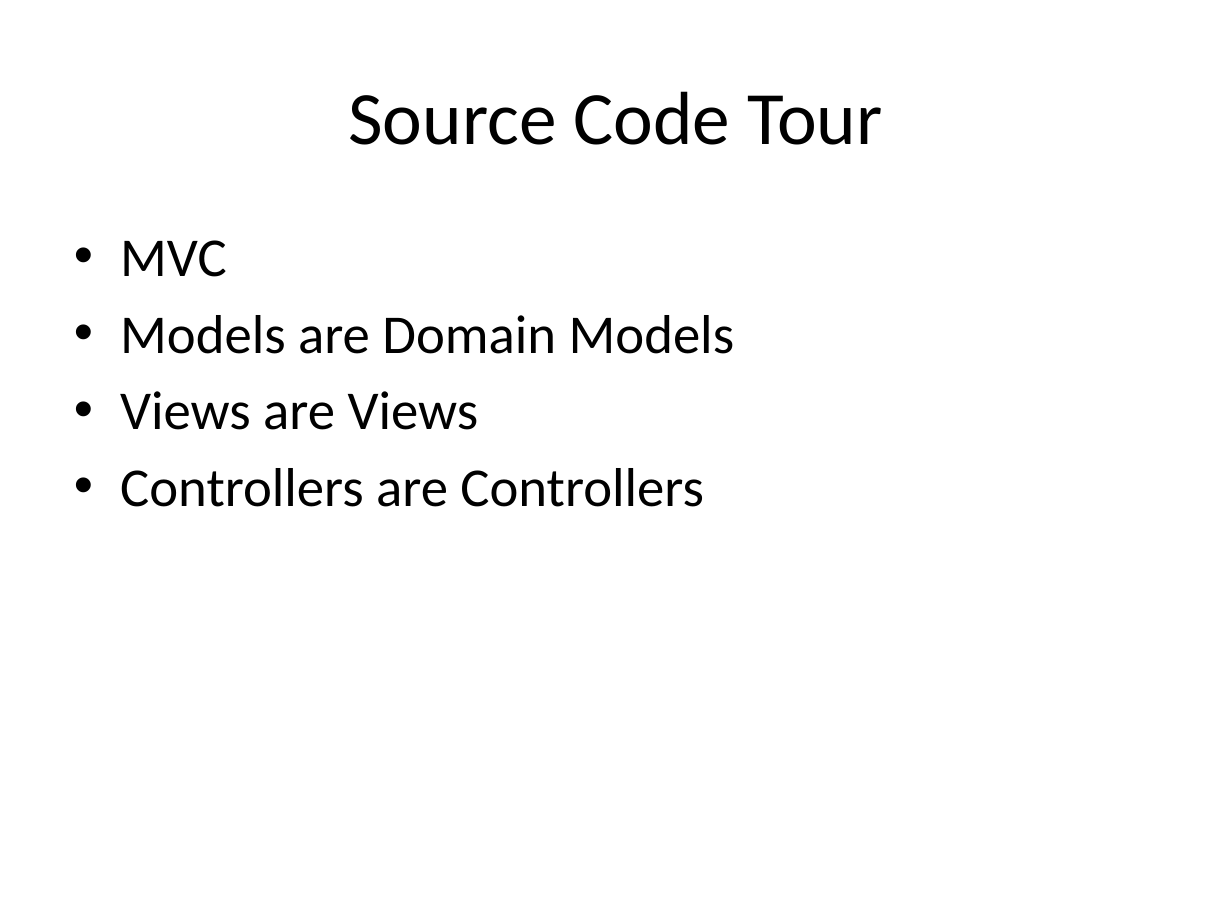
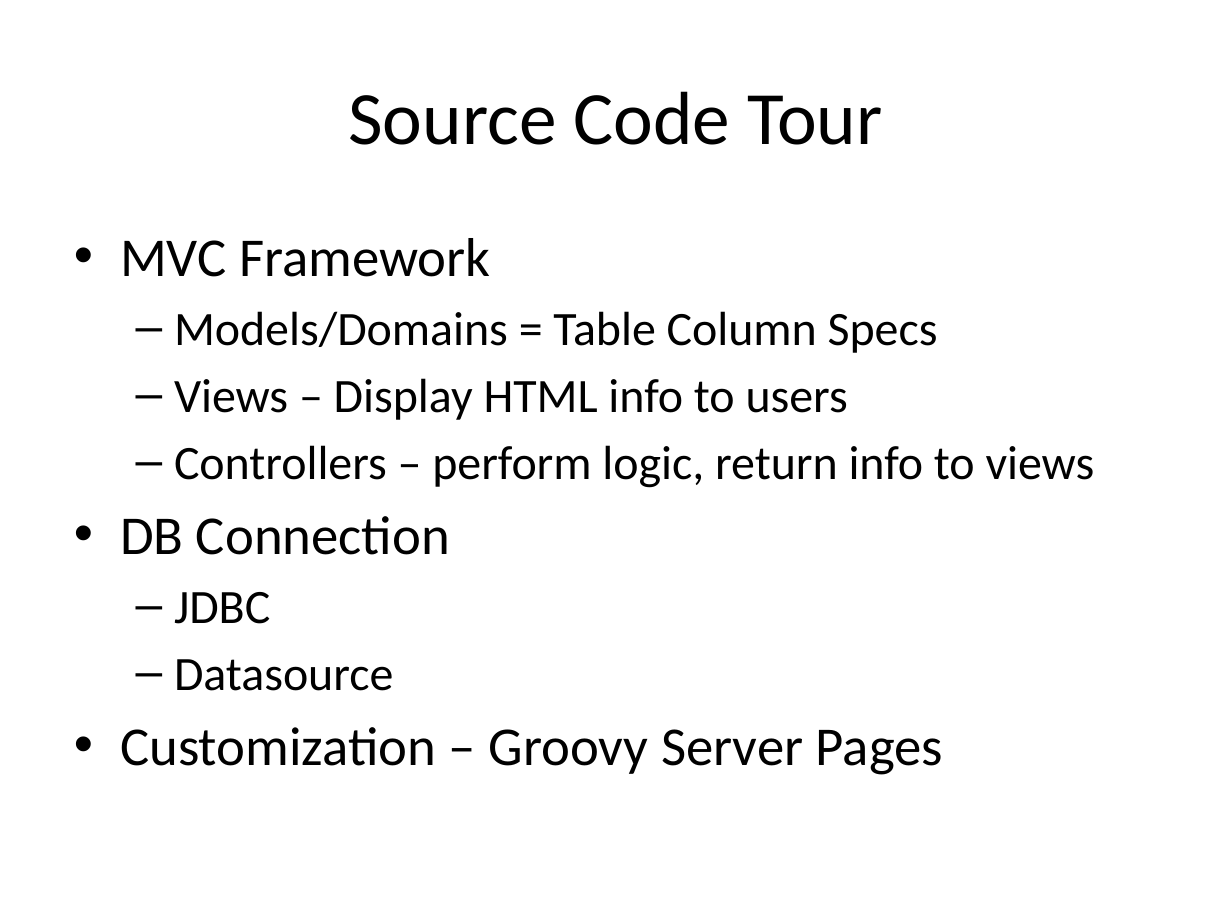
Before and after one commit to unm-sis/SpridenSearch, a slide deck: slide 8 of docs/GGpresentation.pptx (slide 4 before the commit). Drawn at 1232x924 pixels with LibreOffice and Linux fonts; fonts in the diff are those of the drawing; background and template pictures are left out. Boxes give left, top, right and bottom in pixels: in the first picture for what was removed or moved away, otherwise in the second. Text is boxed around its words. In the diff, an @@ line names an element or a change of style, - is before the commit and + after.

Commit message:
Updated presentation

```diff
--- a/docs/GGpresentation.pptx
+++ b/docs/GGpresentation.pptx
@@ text at box(120, 238, 1095, 775): text changed; size 32 to 28 pt @@
-• MVC
-• Models are Domain Models
-• Views are Views
-• Controllers are Controllers
+• MVC Framework
+  – Models/Domains = Table Column Specs
+  – Views – Display HTML info to users
+  – Controllers – perform logic, return info to views
+• DB Connection
+  – JDBC
+  – Datasource
+• Customization – Groovy Server Pages
```
Also in this commit, not shown: 7 other slides changed, 12 slides added.
